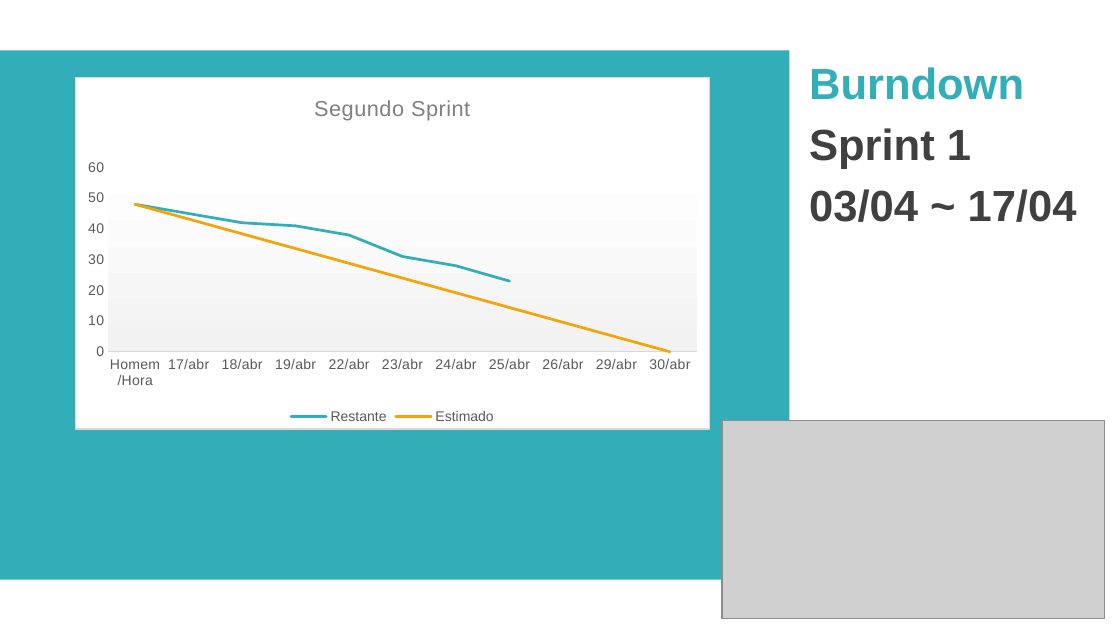
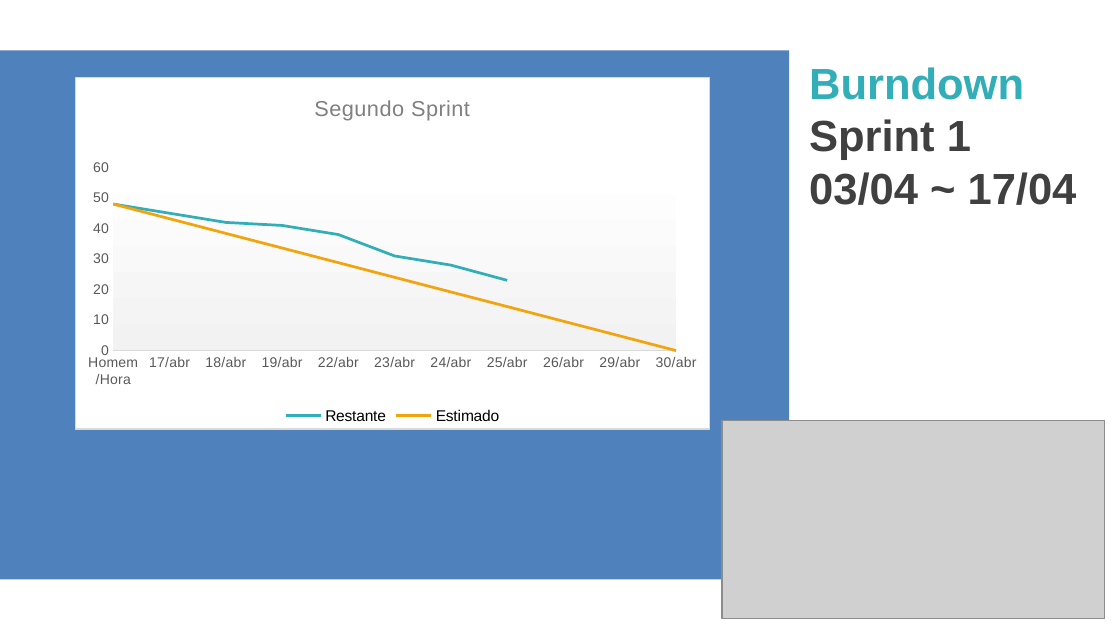
Before and after one commit to marcosousa-uff/Rummikuff, a slide deck: slide 29 of Arquivos de gestão/Primeira Apresentação/Primeira apresentação ES2.pptx. Drawn at 1120x630 pixels with LibreOffice and Linux fonts; fonts in the diff are those of the drawing; grey boxes stand for pictures. Boxes give left, top, right and bottom in pixels: in the first picture for what was removed or moved away, otherwise in the second. Text is boxed around its words. In the diff, an @@ line names an element or a change of style, - is before the commit and + after.

```diff
--- a/Arquivos de gestão/Primeira Apresentação/Primeira apresentação ES2.pptx
+++ b/Arquivos de gestão/Primeira Apresentação/Primeira apresentação ES2.pptx
@@ rectangle at (0, 50, 790, 579): fill #32AEB8 to #4F81BD @@
@@ text "Burndown" at (809, 67, 1077, 205): less space between paragraphs @@
@@ line chart at (75, 77, 710, 430) @@
-Restante: 48, 45, 42, 41, 38, 31, 28, 23
+Restante: 48, 45, 42, 41, 38, 31, 28, 23, -, -, -
@@ legend changed @@
@@ category axis changed @@
@@ value axis changed @@
@@ border changed @@
```
Also in this commit, not shown: 30 other slides changed.
